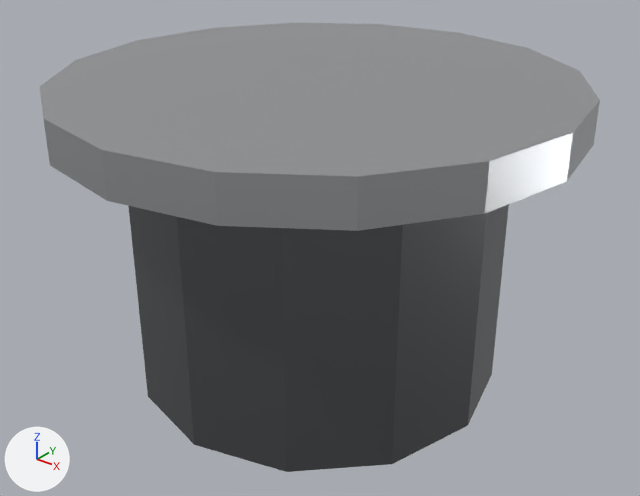
An edit to the glTF model public/models/authoring/plumbing-floor-drain.glb, drawn before and after from the same camera.
Rendered twice from a camera (50 mm lens) standing at (0.1513, -0.1882, 0.0769) and looking at (0.0021, -0.0016, -0.0388). Lighting does not change. The marker at lower left points along +X, +Y and +Z. The first picture is the older version. Where no turn or scale is listed for an object, it has been applied to the vertices. Vertices at exactly the same position are counted once.

The scene before the commit, as lines of its bpy script (objects in view):
```python
me_body_001 = bpy.data.meshes.new('Body.001')
me_body_001.from_pydata(...)  # a 12-sided cylinder along z spanning x -0.055..0.055, y -0.055..0.055, z -0.08..0.0
me_body_001.materials.append(mat_a_metaldark)  # grey #76797c
me_grate = bpy.data.meshes.new('Grate')
me_grate.from_pydata(...)  # a 16-sided cylinder along z spanning x -0.075..0.075, y -0.075..0.075, z 0.0..0.012
me_grate.materials.append(mat_a_metal)  # light grey #c4c5c8
ob_body_001 = bpy.data.objects.new('Body.001', me_body_001)
ob_body_001.location = (0.0, 0.0, 0.0)
ob_grate = bpy.data.objects.new('Grate', me_grate)
ob_grate.location = (0.0, 0.0, 0.0)
```
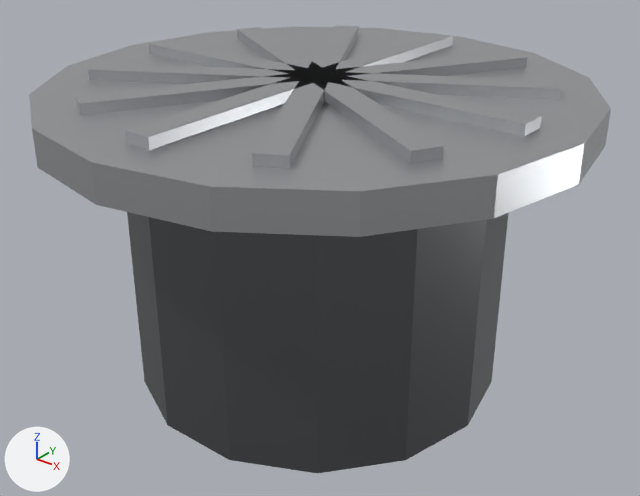
Changed parts and their boxes (x1, y1, x2, y2) in the pictures (640 x 496 px):
'Grate', rescaled
    before: (40, 23, 600, 231)
    after: (29, 26, 611, 237)
'Body.001', reshaped
    before: (129, 204, 509, 472)
    after: (127, 212, 508, 473)
'Bar2', added
    after: (75, 51, 527, 115)
'Bar1', added
    after: (88, 63, 561, 100)
'Bar0', added
    after: (148, 39, 541, 136)
'Bar3', added
    after: (125, 33, 453, 150)
'Bar5', added
    after: (237, 27, 444, 164)
'Bar4', added
    after: (252, 25, 359, 169)

The change, as a list of edits to the scene's bpy script:
```text
Change me_body_001:
    remove me_body_001.from_pydata(...)  # 24 vertices, 44 faces; spans x -0.055..0.055, y -0.055..0.055, z -0.08..0.0
    add me_body_001.from_pydata(...)  # 56 vertices, 112 faces; spans x -0.055..0.055, y -0.0536..0.0536, z -0.08..0.0
    me_body_001 part 1
    20 vertices are removed from x -0.0476..0.0476, y -0.055..0.055, z -0.08..0.0
    44 faces are deleted
    26 vertices are added at x -0.0496..0.0496, y -0.0536..0.0536, z -0.08
    26 new vertices lie (0.0, 0.0, 0.08) away from vertices in x -0.0496..0.0496, y -0.0536..0.0536, z -0.08
    112 new faces join them
Change me_grate:
    remove me_grate.from_pydata(...)  # 32 vertices, 60 faces; spans x -0.075..0.075, y -0.075..0.075, z 0.0..0.012
    add me_grate.from_pydata(...)  # 32 vertices, 60 faces; spans x -0.078..0.078, y -0.078..0.078, z 0.0..0.01
    me_grate part 2: the whole mesh is scaled about the mesh origin by (1.04, 1.04, 0.833)
Add me_bar5:
    me_bar5.from_pydata([(0.0583, -0.029, 0.009), (0.0583, -0.029, 0.013), (0.0543, -0.036, 0.009), (0.0543, -0.036, 0.013), (-0.0543, 0.036, 0.009), (-0.0543, 0.036, 0.013), (-0.0583, 0.029, 0.009), (-0.0583, 0.029, 0.013)], [], [(0, 1, 3), (0, 3, 2), (2, 3, 7), (2, 7, 6), (6, 7, 5), (6, 5, 4), (4, 5, 1), (4, 1, 0), (2, 6, 4), (2, 4, 0), (7, 3, 1), (7, 1, 5)])
    me_bar5.materials.append(mat_a_metal)  # light grey #c4c5c8
Add me_bar4:
    me_bar4.from_pydata([(0.036, -0.0543, 0.009), (0.036, -0.0543, 0.013), (0.029, -0.0583, 0.009), (0.029, -0.0583, 0.013), (-0.029, 0.0583, 0.009), (-0.029, 0.0583, 0.013), (-0.036, 0.0543, 0.009), (-0.036, 0.0543, 0.013)], [], [(0, 1, 3), (0, 3, 2), (2, 3, 7), (2, 7, 6), (6, 7, 5), (6, 5, 4), (4, 5, 1), (4, 1, 0), (2, 6, 4), (2, 4, 0), (7, 3, 1), (7, 1, 5)])
    me_bar4.materials.append(mat_a_metal)  # light grey #c4c5c8
Add me_bar2:
    me_bar2.from_pydata([(-0.029, -0.0583, 0.009), (-0.029, -0.0583, 0.013), (-0.036, -0.0543, 0.009), (-0.036, -0.0543, 0.013), (0.036, 0.0543, 0.009), (0.036, 0.0543, 0.013), (0.029, 0.0583, 0.009), (0.029, 0.0583, 0.013)], [], [(0, 1, 3), (0, 3, 2), (2, 3, 7), (2, 7, 6), (6, 7, 5), (6, 5, 4), (4, 5, 1), (4, 1, 0), (2, 6, 4), (2, 4, 0), (7, 3, 1), (7, 1, 5)])
    me_bar2.materials.append(mat_a_metal)  # light grey #c4c5c8
Add me_bar1:
    me_bar1.from_pydata([(-0.0543, -0.036, 0.009), (-0.0543, -0.036, 0.013), (-0.0583, -0.029, 0.009), (-0.0583, -0.029, 0.013), (0.0583, 0.029, 0.009), (0.0583, 0.029, 0.013), (0.0543, 0.036, 0.009), (0.0543, 0.036, 0.013)], [], [(0, 1, 3), (0, 3, 2), (2, 3, 7), (2, 7, 6), (6, 7, 5), (6, 5, 4), (4, 5, 1), (4, 1, 0), (2, 6, 4), (2, 4, 0), (7, 3, 1), (7, 1, 5)])
    me_bar1.materials.append(mat_a_metal)  # light grey #c4c5c8
Add ob_bar5:
    ob_bar5 = bpy.data.objects.new('Bar5', me_bar5)
    ob_bar5.location = (0.0, 0.0, 0.0)
Add ob_bar4:
    ob_bar4 = bpy.data.objects.new('Bar4', me_bar4)
    ob_bar4.location = (0.0, 0.0, 0.0)
Add ob_bar3:
    ob_bar3 = bpy.data.objects.new('Bar3', me_bar3)  # a box spanning x -0.004..0.004, y -0.065..0.065, z 0.009..0.013; in mat_a_metal (light grey #c4c5c8)
    ob_bar3.location = (0.0, 0.0, 0.0)
Add ob_bar2:
    ob_bar2 = bpy.data.objects.new('Bar2', me_bar2)
    ob_bar2.location = (0.0, 0.0, 0.0)
Add ob_bar1:
    ob_bar1 = bpy.data.objects.new('Bar1', me_bar1)
    ob_bar1.location = (0.0, 0.0, 0.0)
Add ob_bar0:
    ob_bar0 = bpy.data.objects.new('Bar0', me_bar0)  # a box spanning x -0.065..0.065, y -0.004..0.004, z 0.009..0.013; in mat_a_metal (light grey #c4c5c8)
    ob_bar0.location = (0.0, 0.0, 0.0)
```
